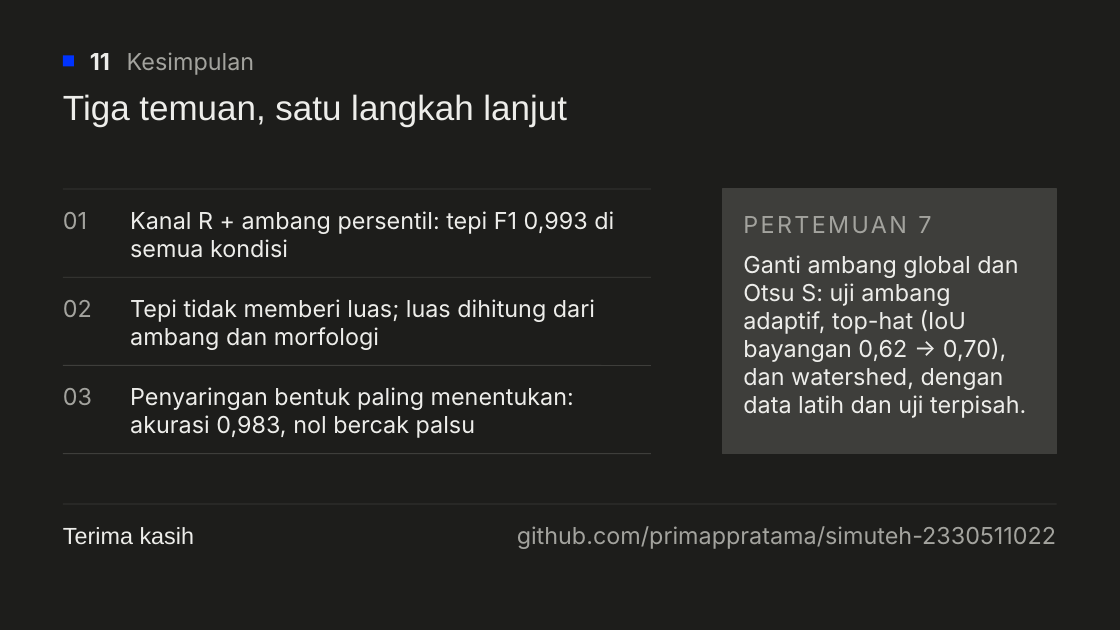
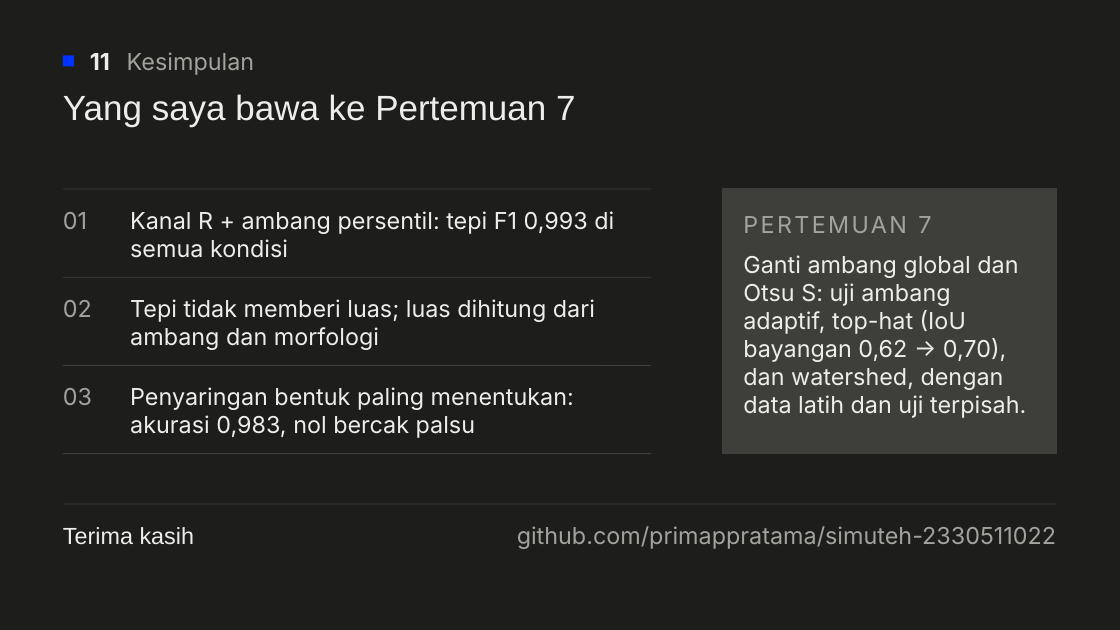
Before and after one commit to primappratama/simuteh-2330511022, a slide deck: slide 12 of laporan/Slide_P5-P6_2330511022.pptx. Drawn at 1120x630 pixels with LibreOffice and Linux fonts; fonts in the diff are those of the drawing. Boxes give left, top, right and bottom in pixels: in the first picture for what was removed or moved away, otherwise in the second. Text is boxed around its words. In the diff, an @@ line names an element or a change of style, - is before the commit and + after.

```diff
--- a/laporan/Slide_P5-P6_2330511022.pptx
+++ b/laporan/Slide_P5-P6_2330511022.pptx
@@ title at <box>63,94,575,127</box>: text changed @@
-Tiga temuan, satu langkah lanjut
+Yang saya bawa ke Pertemuan 7
```
Also in this commit, not shown: 2 other slides changed, 2 other files.
